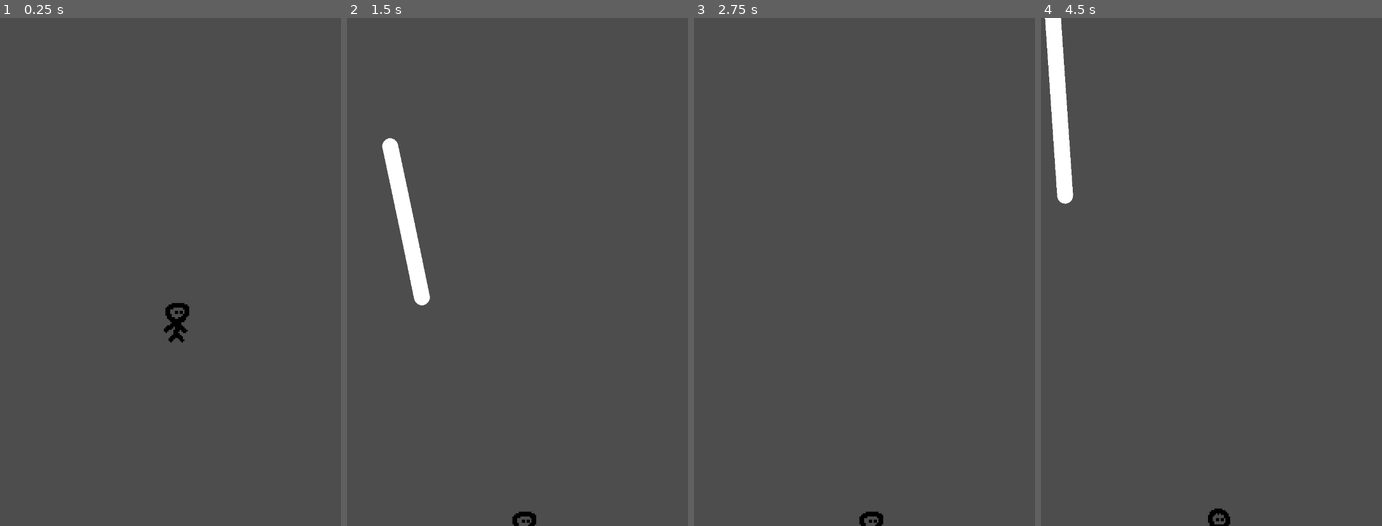
Above: before the commit, frames 1-4 (left to right).
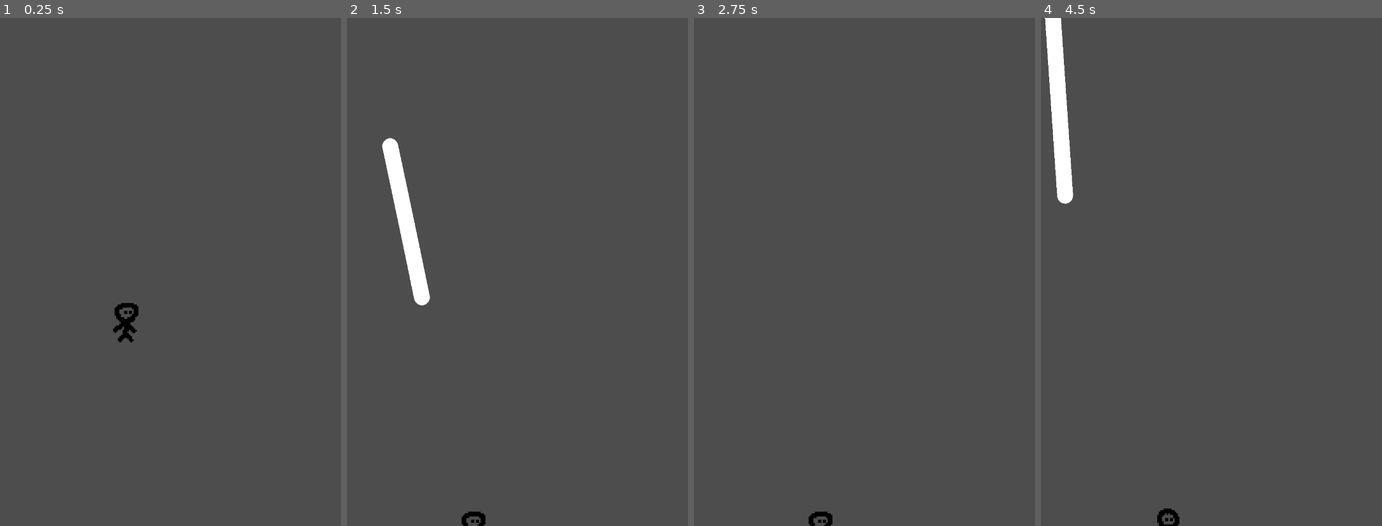
Above: after the commit, the same moments.

Repository: tanmayrajk/kinda-like-linerider-ig
Game: Godot game, scene res://assets/scenes/main.tscn
Two runs of this game, one before a commit and one after it. Both use one fixed random seed, a clock stepped at 60 frames per second and the inputs below. The engine's default icon, where the game draws it, is replaced by a stand-in: a white triangle on a blue panel in a dark square.
Inputs (mouse positions are in pixels of both pictures, inside the frame that each line leads up to):
- Up to frame 1 (0.25 s): no input
- Up to frame 2 (1.5 s): tap Enter (ui_accept) at 0.5, 1.25 s; move the mouse to (636, 246) at 0.52 s; hold Right (ui_right) from 0.53 s (still down); tap Alt at 0.6 s; click (636, 246) at 0.67 s; tap Space (jump) at 0.77 s; move the mouse to (422, 297) at 1.27 s; tap Shift at 1.35 s; click (422, 297) at 1.42 s
- Up to frame 3 (2.75 s): tap Space (jump) at 1.52 s; move the mouse to (922, 160) at 2.02 s; release Right (ui_right) at 2.03 s; hold Left (ui_left) from 2.03 s (still down); tap Alt at 2.1 s; click (922, 160) at 2.17 s
- Up to frame 4 (4.5 s): move the mouse to (1191, 373) at 2.77 s; release Left (ui_left) at 2.78 s; hold Right (ui_right) 2.78-4.28 s; tap Shift at 2.85, 4.35 s; click (1191, 373) at 2.92 s; tap Space (jump) at 3.02, 3.77 s; move the mouse to (1368, 348) at 3.52 s; tap Alt at 3.6 s; click (1368, 348) at 3.67 s; tap Enter (ui_accept) at 4.25 s; move the mouse to (1064, 195) at 4.27 s; hold Left (ui_left) from 4.28 s (still down); click (1064, 195) at 4.42 s

The runs differ from the first frame. In frame 1, 0.6% of the frame differs, in the area x 33-56%, y 56-64%; in frame 2, 0.3%; in frame 3, 0.3%; in frame 4, 0.3%.

Commit message:
shit moves along the tangent now so player wont get stuck every 5 seconds

Diff:
--- a/assets/scenes/enemy.tscn
+++ b/assets/scenes/enemy.tscn
@@ -15,3 +15,4 @@
 
 [node name="CollisionShape2D" type="CollisionShape2D" parent="." unique_id=26017079]
 shape = SubResource("RectangleShape2D_35tmg")
+disabled = true
--- a/assets/scenes/main.tscn
+++ b/assets/scenes/main.tscn
@@ -20,6 +20,7 @@
 
 [node name="Camera2D" type="Camera2D" parent="player" unique_id=394437493]
 drag_vertical_enabled = true
+drag_horizontal_offset = 1.0
 drag_top_margin = 1.0
 drag_bottom_margin = 1.0
 editor_draw_limits = true
--- a/scripts/player.gd
+++ b/scripts/player.gd
@@ -7,6 +7,7 @@
 
 func _ready() -> void:
 	#position = get_viewport_rect().size / 2
+	floor_max_angle = deg_to_rad(90.0)
 	pass
 
 func _physics_process(delta: float) -> void:
@@ -19,6 +20,17 @@
 	if Input.is_action_just_released("jump") and velocity.y < 0:
 		velocity.y *= JUMP_CUT
 
+	if is_on_floor():
+		var normal := get_floor_normal()
+		var tangent := Vector2(-normal.y, normal.x)
+
+		if tangent.x < 0:
+			tangent = -tangent
+
+		velocity.x = 0
+		velocity.y = tangent.y * 300.0
+
+
 	sprite.play("idle")
 
 	move_and_slide()
--- a/scripts/the_strokes.gd
+++ b/scripts/the_strokes.gd
@@ -16,6 +16,7 @@
 				current_line.joint_mode = Line2D.LINE_JOINT_ROUND
 
 				var body := StaticBody2D.new()
+				#body.sync_to_physics = true
 				current_line.add_child(body)
 
 				add_child(current_line)
